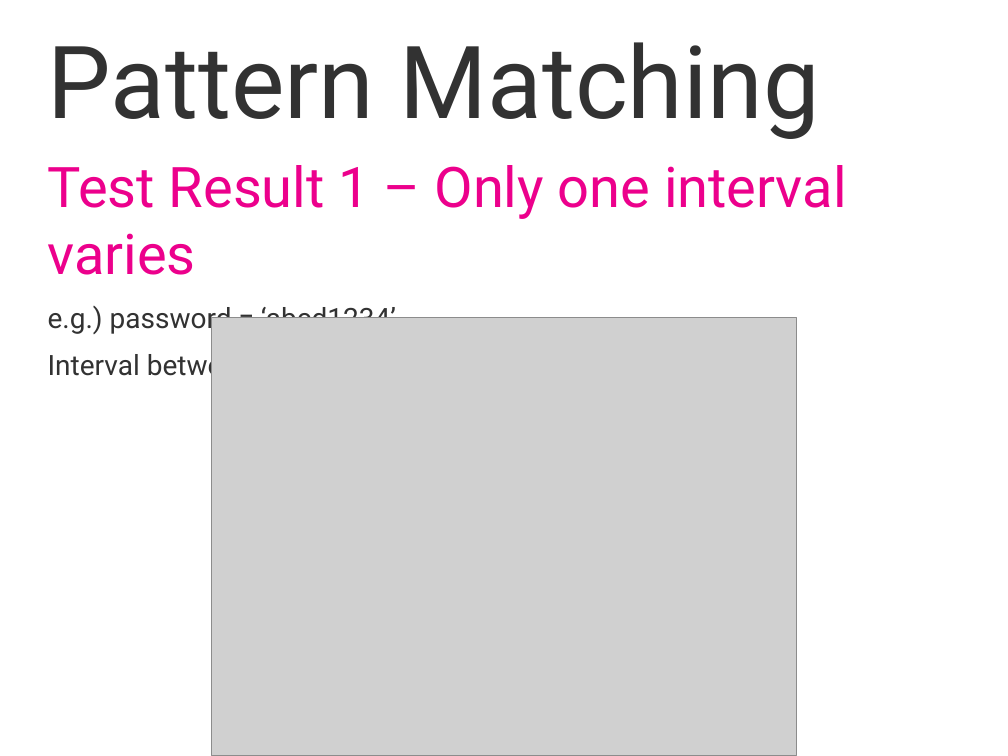
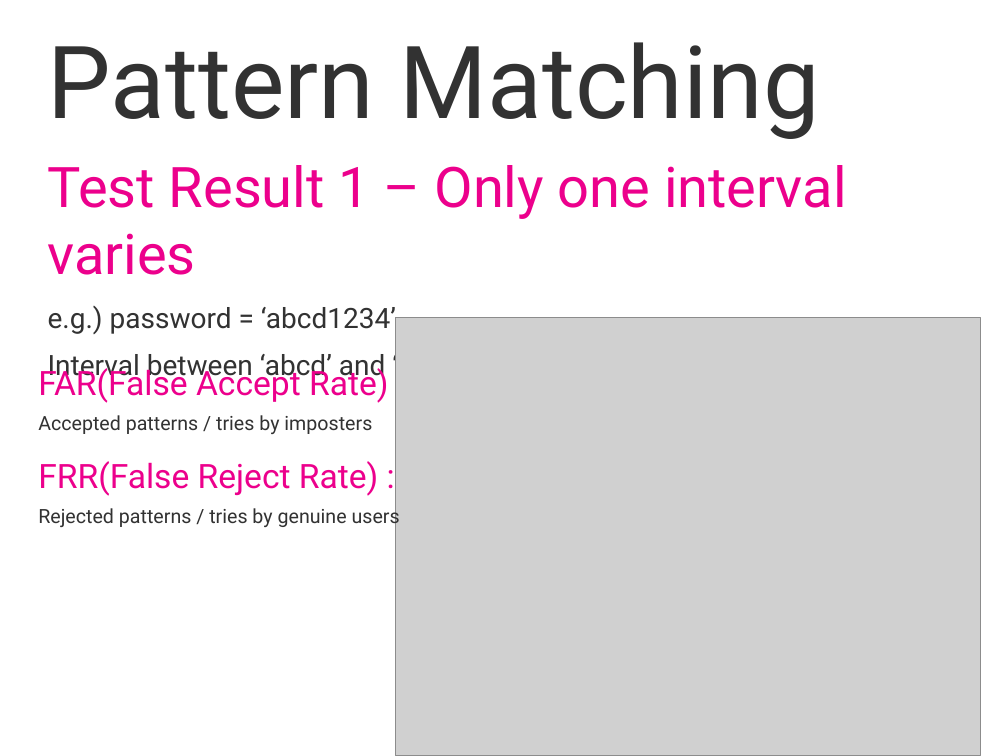
Before and after one commit to swift-fox/ksd-auth, a slide deck: slide 10 of ksd-auth.pptx. Drawn at 1008x756 pixels with LibreOffice and Linux fonts; fonts in the diff are those of the drawing; grey boxes stand for pictures; background and template pictures are left out. Boxes give left, top, right and bottom in pixels: in the first picture for what was removed or moved away, otherwise in the second. Text is boxed around its words. In the diff, an @@ line names an element or a change of style, - is before the commit and + after.

Commit message:
Fix ppt

```diff
--- a/ksd-auth.pptx
+++ b/ksd-auth.pptx
@@ picture: place and size @@
-picture at (212, 318, 796, 756)
+picture at (395, 318, 980, 756)
@@ text added at (38, 364, 400, 529), 14 pt, text #323232 @@
+FAR(False Accept Rate)
+  Accepted patterns / tries by imposters
+FRR(False Reject Rate) :
+  Rejected patterns / tries by genuine users
```
